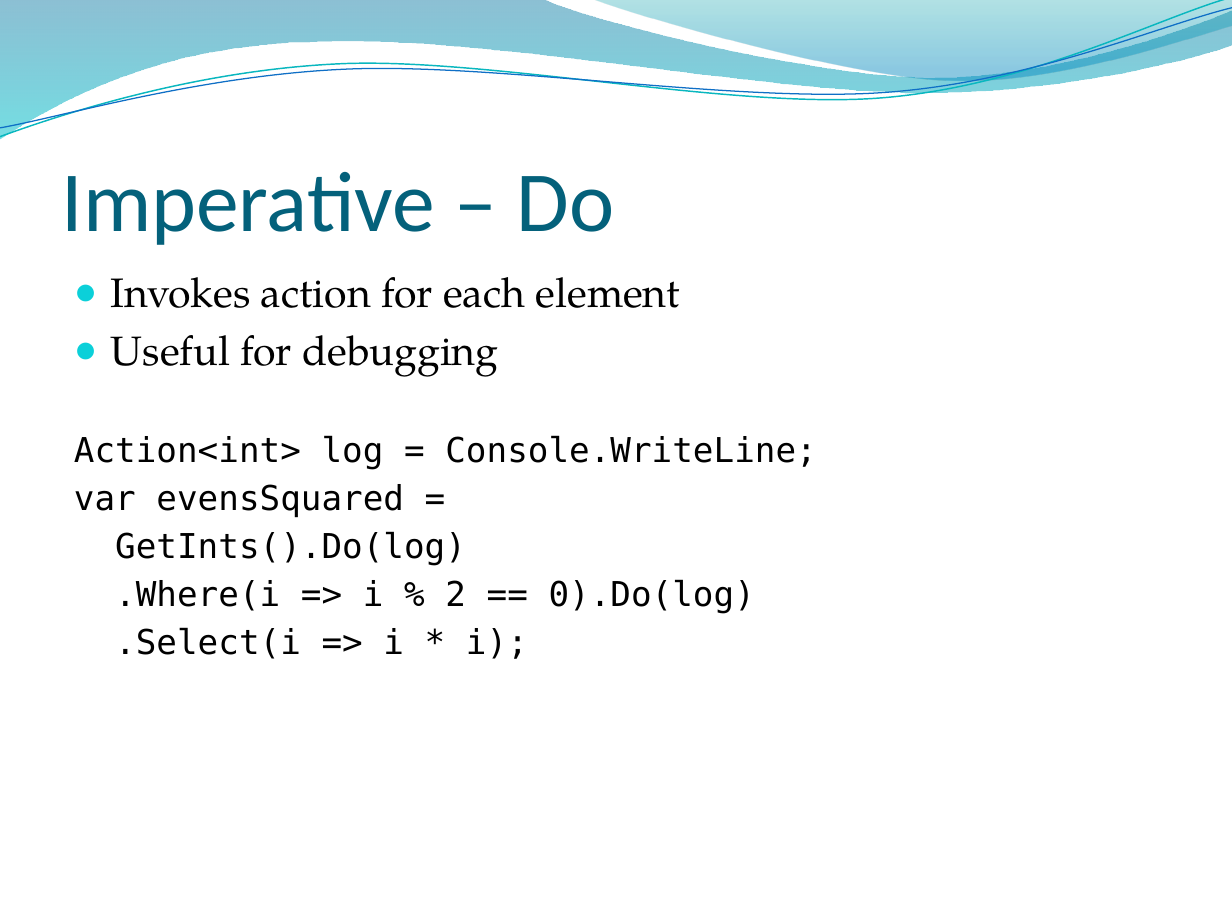
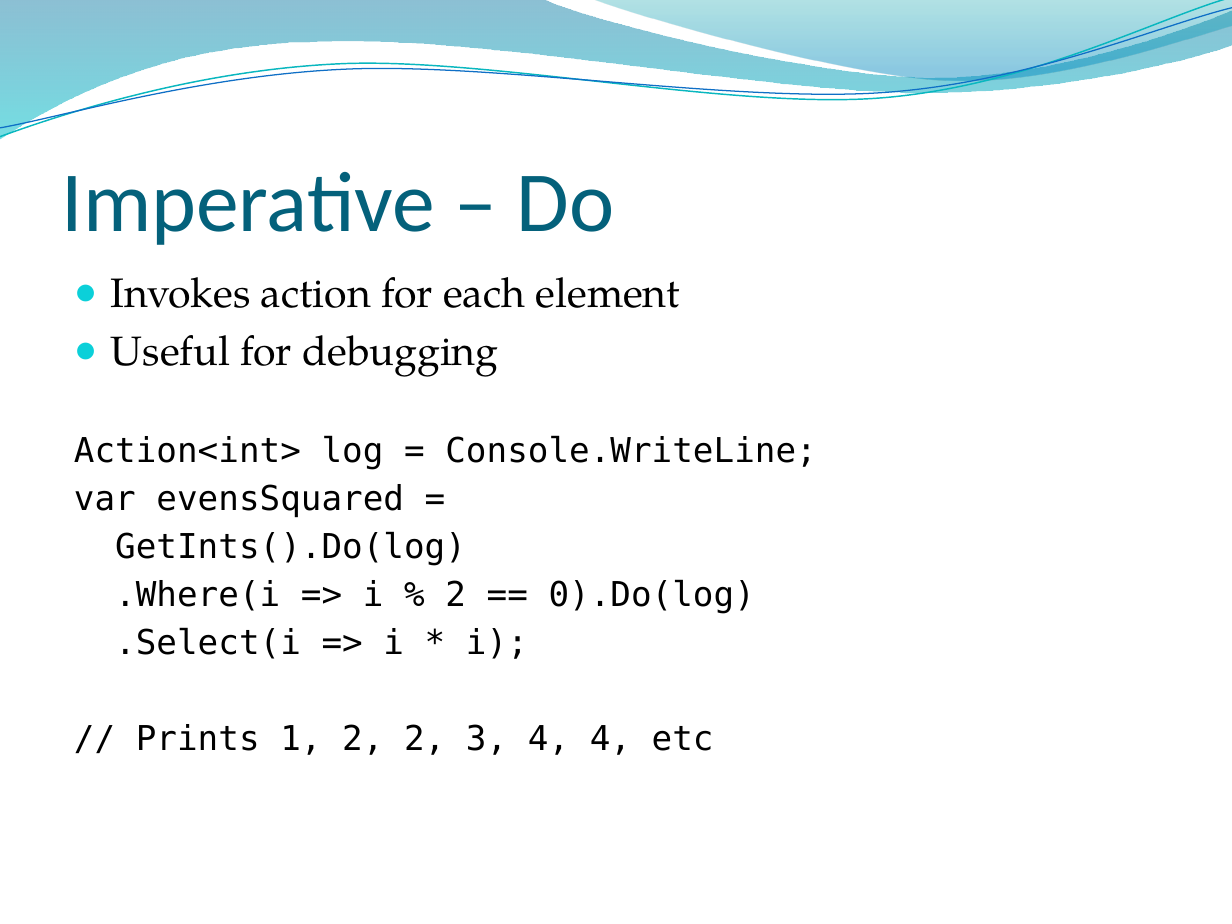
Before and after one commit to dahlbyk/Presentations, a slide deck: slide 17 of LINQ2/KDahlby.201010.TCCC.LINQ2.pptx. Drawn at 1232x924 pixels with LibreOffice and Linux fonts; fonts in the diff are those of the drawing; background and template pictures are left out. Boxes give left, top, right and bottom in pixels: in the first picture for what was removed or moved away, otherwise in the second. Text is boxed around its words. In the diff, an @@ line names an element or a change of style, - is before the commit and + after.

```diff
--- a/LINQ2/KDahlby.201010.TCCC.LINQ2.pptx
+++ b/LINQ2/KDahlby.201010.TCCC.LINQ2.pptx
@@ text at (x1=136, y1=724, x2=714, y2=755): paragraph added @@
+// Prints 1, 2, 2, 3, 4, 4, etc
```
Also in this commit, not shown: 3 other slides changed.
